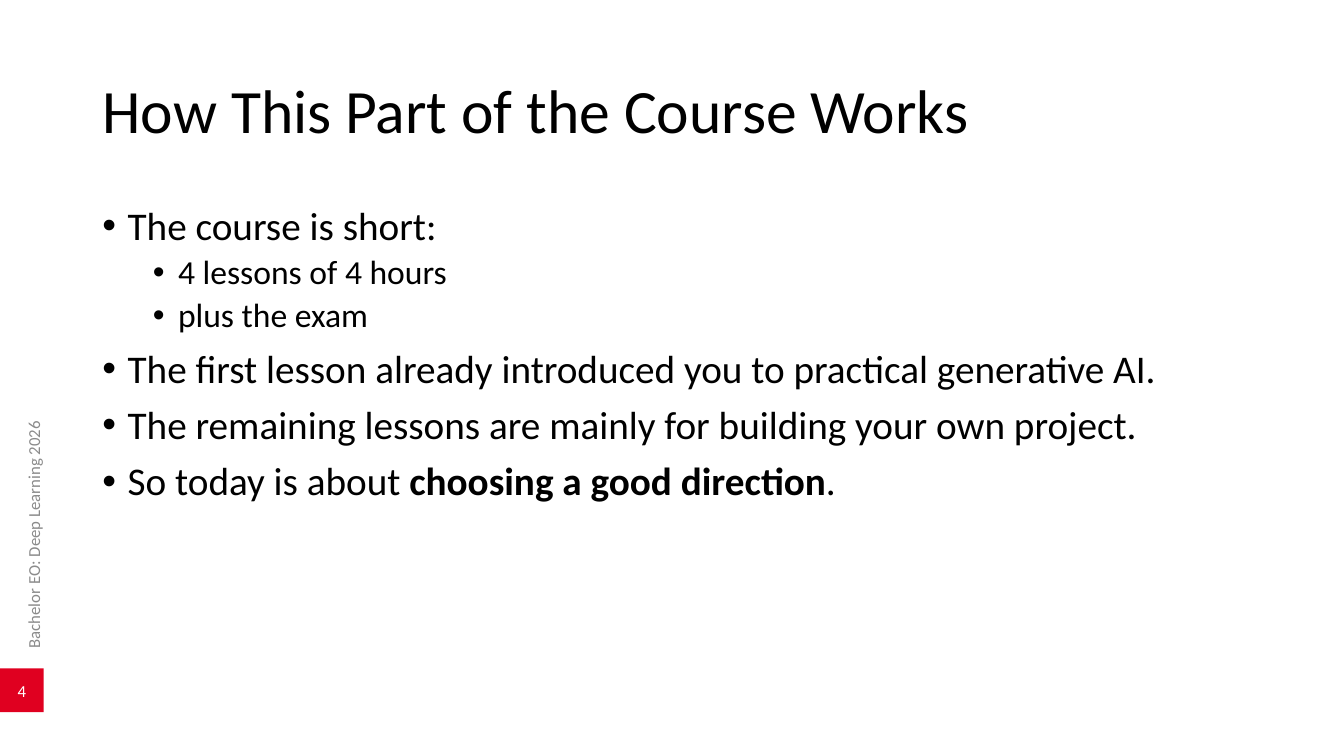
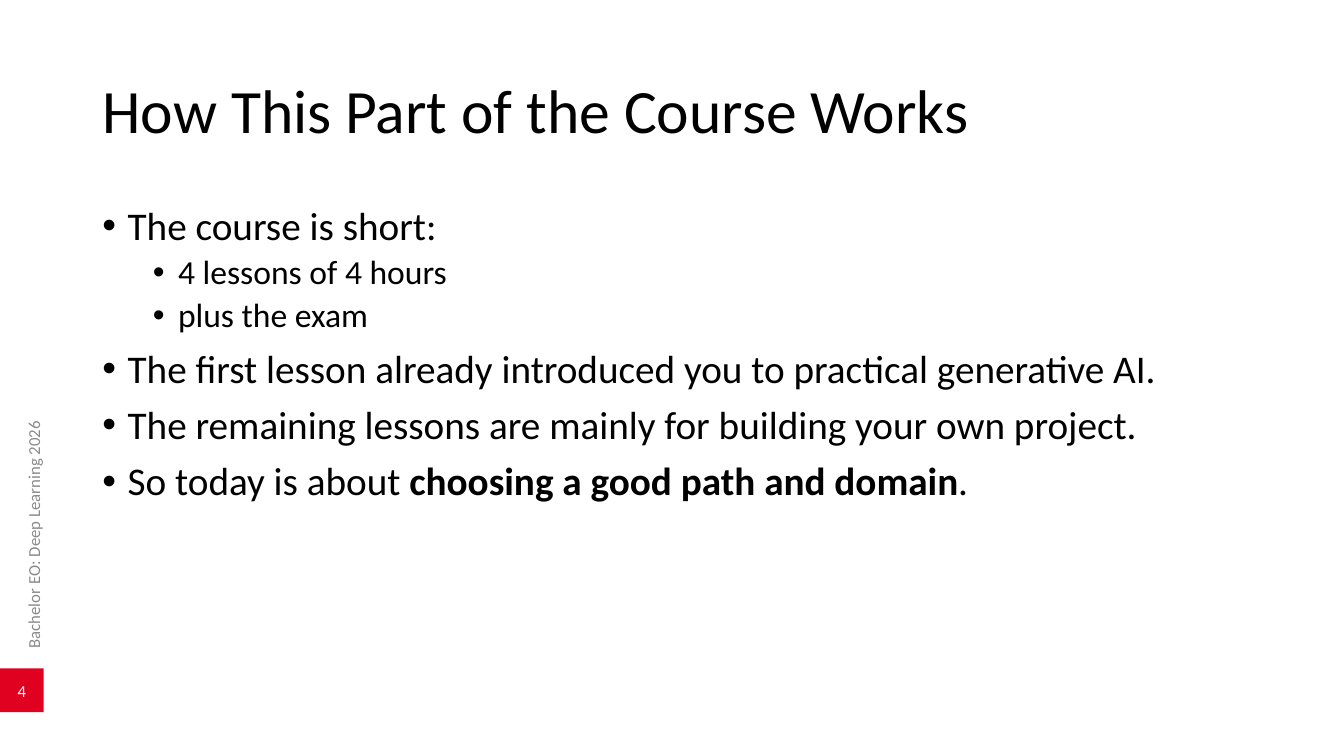
Before and after one commit to AlexanderDhoore/deep-learning-2026, a slide deck: slide 4 of slides/deep-learning-project-directions.pptx. Drawn at 1344x756 pixels with LibreOffice and Linux fonts; fonts in the diff are those of the drawing; background and template pictures are left out. Boxes give left, top, right and bottom in pixels: in the first picture for what was removed or moved away, otherwise in the second. Text is boxed around its words. In the diff, an @@ line names an element or a change of style, - is before the commit and + after.

Commit message:
Expand application domain guidance

```diff
--- a/slides/deep-learning-project-directions.pptx
+++ b/slides/deep-learning-project-directions.pptx
@@ text at [128,467,968,502]: text changed @@
-• So today is about choosing a good direction.
+• So today is about choosing a good path and domain.
```
Also in this commit, not shown: 8 other slides changed, 12 slides added, 2 slides removed, 13 other files.
